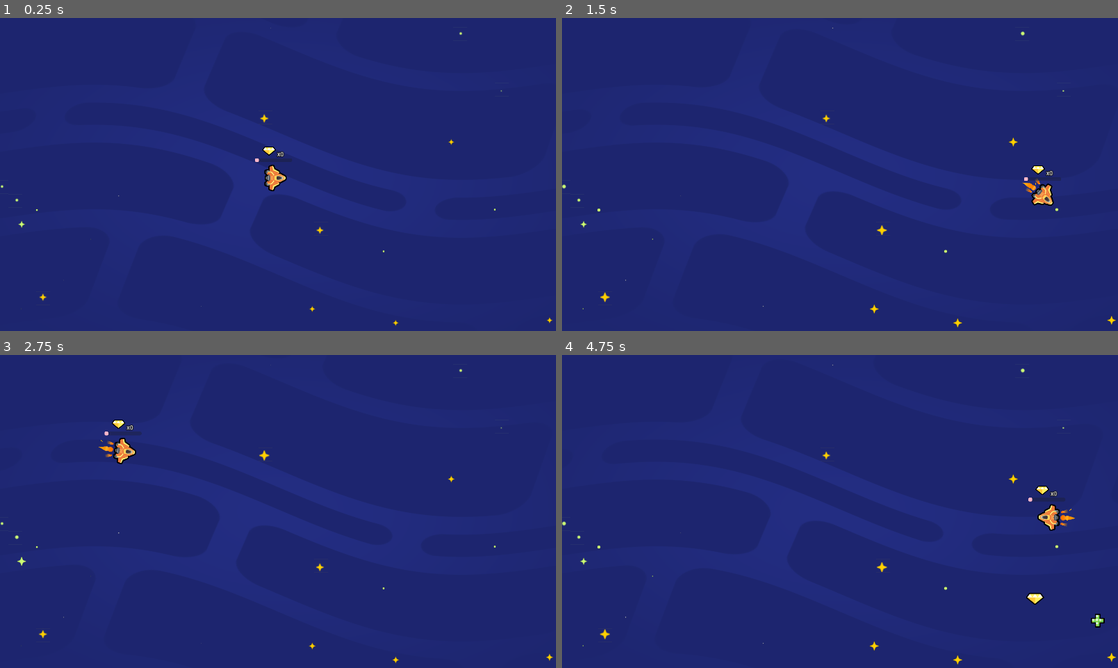
Above: before the commit, frames 1-4 (two rows, left to right).
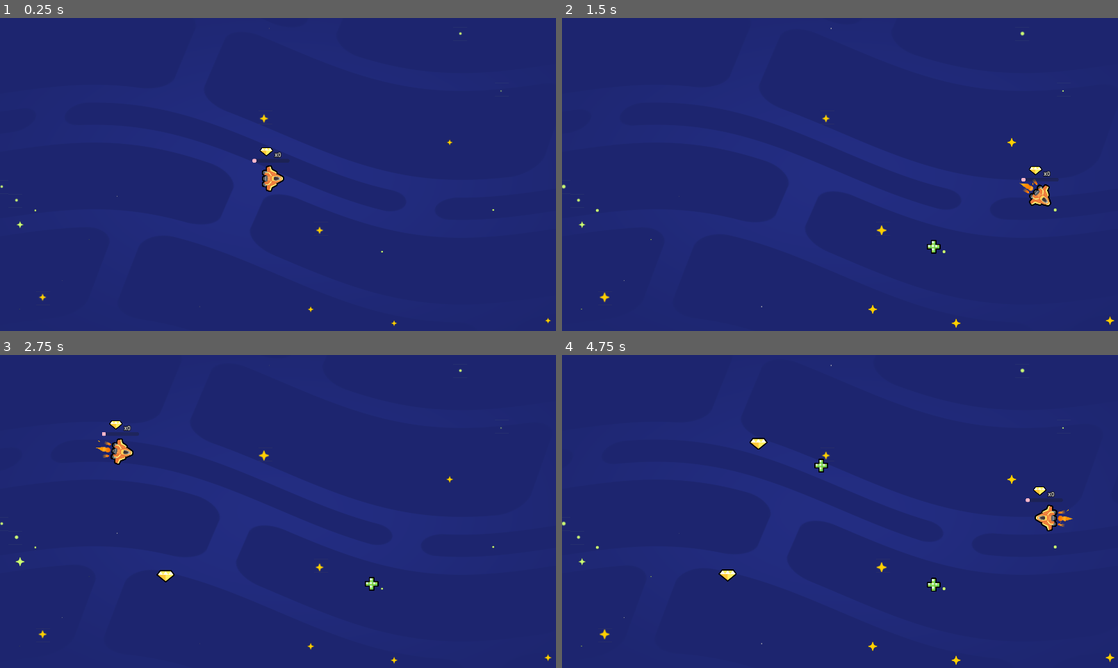
Above: after the commit, the same moments.

Repository: maauyu/2d-GameDev-Course
Game: Godot game, scene res://lessons/space_level.tscn
Two runs of this game, one before a commit and one after it. Both use one fixed random seed, a clock stepped at 60 frames per second and the inputs below.
Inputs:
- Up to frame 1 (0.25 s): no input
- Up to frame 2 (1.5 s): tap Enter at 0.5 s; hold D (move_right) 0.53-1.28 s; hold S (move_down) from 1.28 s (still down)
- Up to frame 3 (2.75 s): release S (move_down) at 2.03 s; hold D (move_right) from 2.03 s (still down)
- Up to frame 4 (4.75 s): release D (move_right) at 2.78 s; hold W (move_up) 2.78-3.53 s; hold A (move_left) from 3.53 s (still down)

The runs differ from the first frame. In frame 1, 0.5% of the frame differs, in the area x 0-100%, y 3-99%; in frame 2, 0.7%; in frame 3, 0.7%; in frame 4, 1.1%, in the area x 0-100%, y 3-100%.

Commit message:
fixed spawn rate

Diff:
--- a/05.loot_it_all_workbook/lessons/random_item_placer.tscn
+++ b/05.loot_it_all_workbook/lessons/random_item_placer.tscn
@@ -9,5 +9,6 @@
 autostart = true
 
 [node name="Camera2D" type="Camera2D" parent="."]
+position = Vector2(955, 535)
 
 [connection signal="timeout" from="Timer" to="." method="_on_timer_timeout"]
--- a/05.loot_it_all_workbook/lessons/space_level.tscn
+++ b/05.loot_it_all_workbook/lessons/space_level.tscn
@@ -12,4 +12,4 @@
 [node name="SpaceBackground" parent="." instance=ExtResource("3_e6xy1")]
 
 [node name="RandomItemPlacer" parent="." instance=ExtResource("3_fid5p")]
-position = Vector2(955, 534)
+position = Vector2(9, -3)
